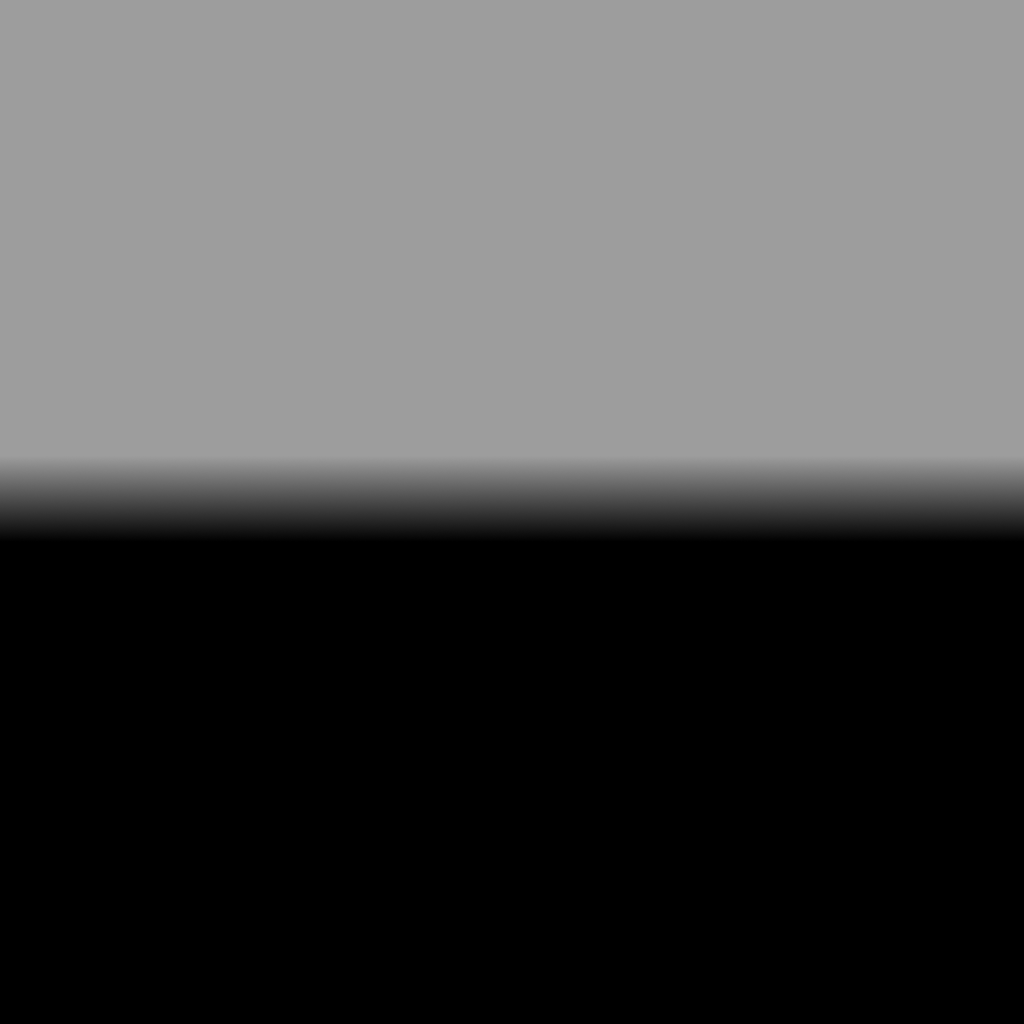
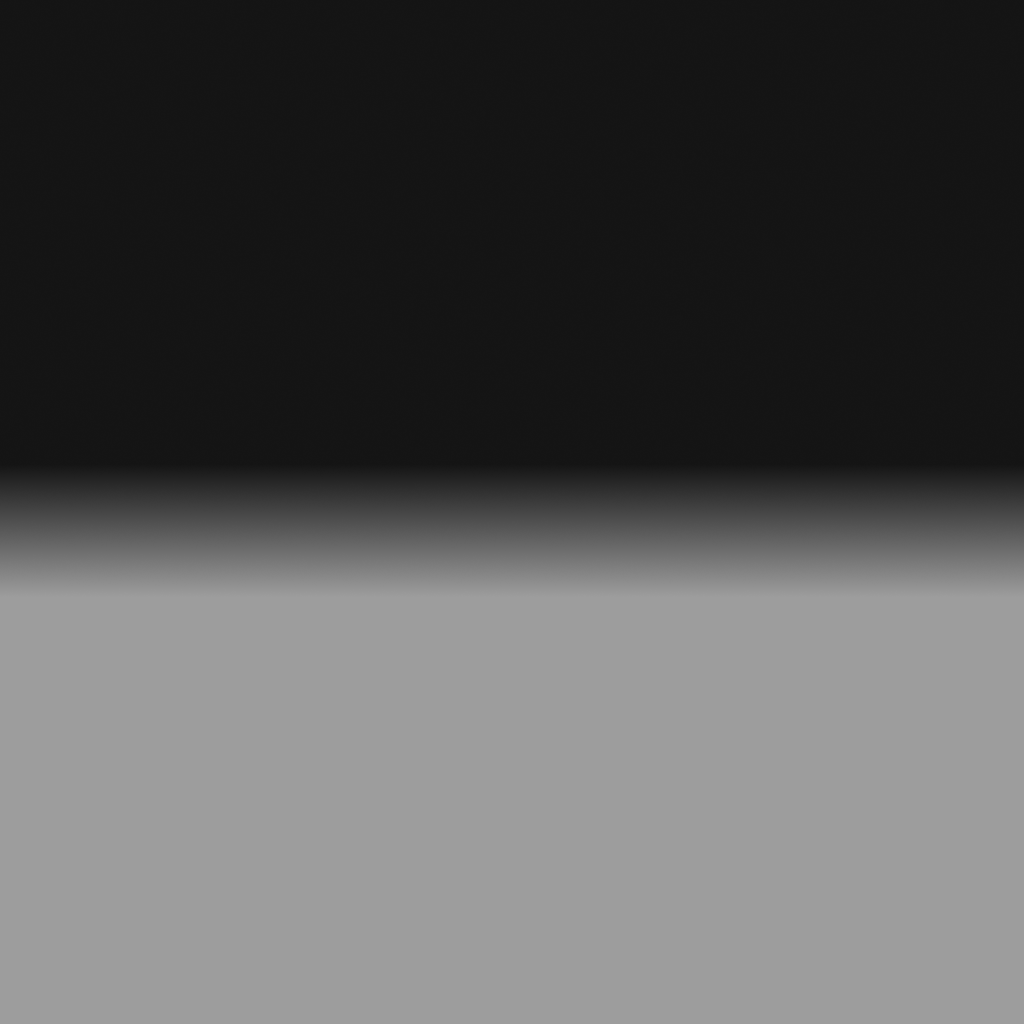
Layer changes from the first 1024px x 1024px image to the second:
added layer "100ms" above "1.png r" over [0, 0, 1024, 1024]
added layer "1.png r" above "1.png" over [0, 0, 1024, 1024]
painted on "1.png" over [0, 456, 1024, 542]
